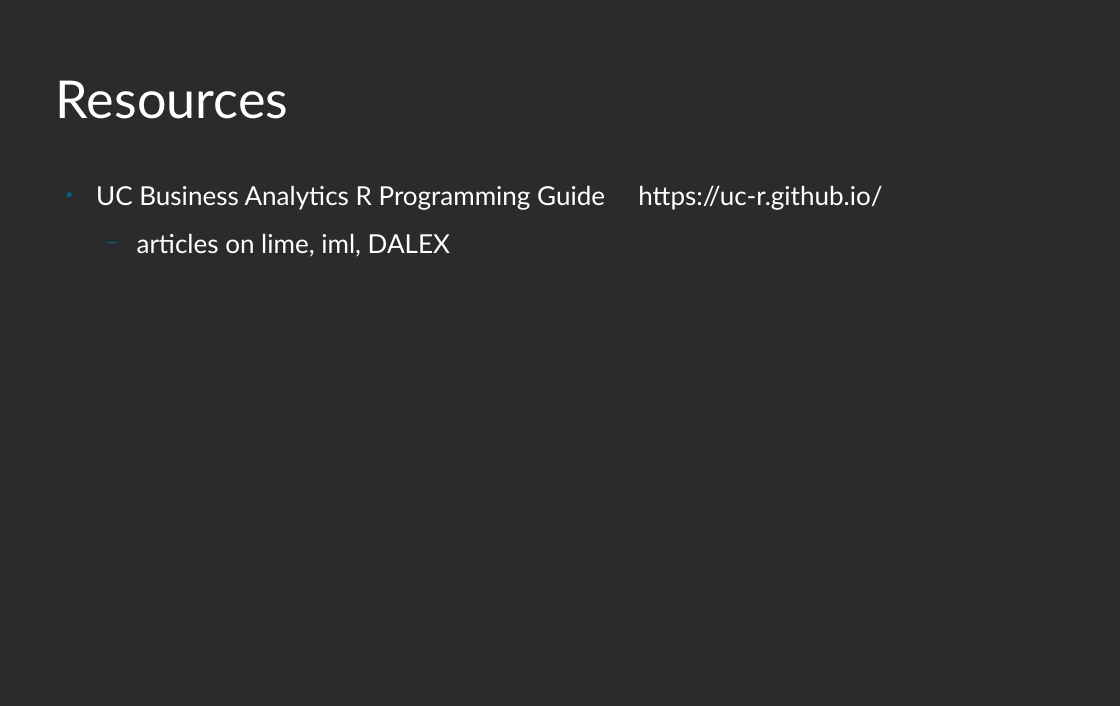
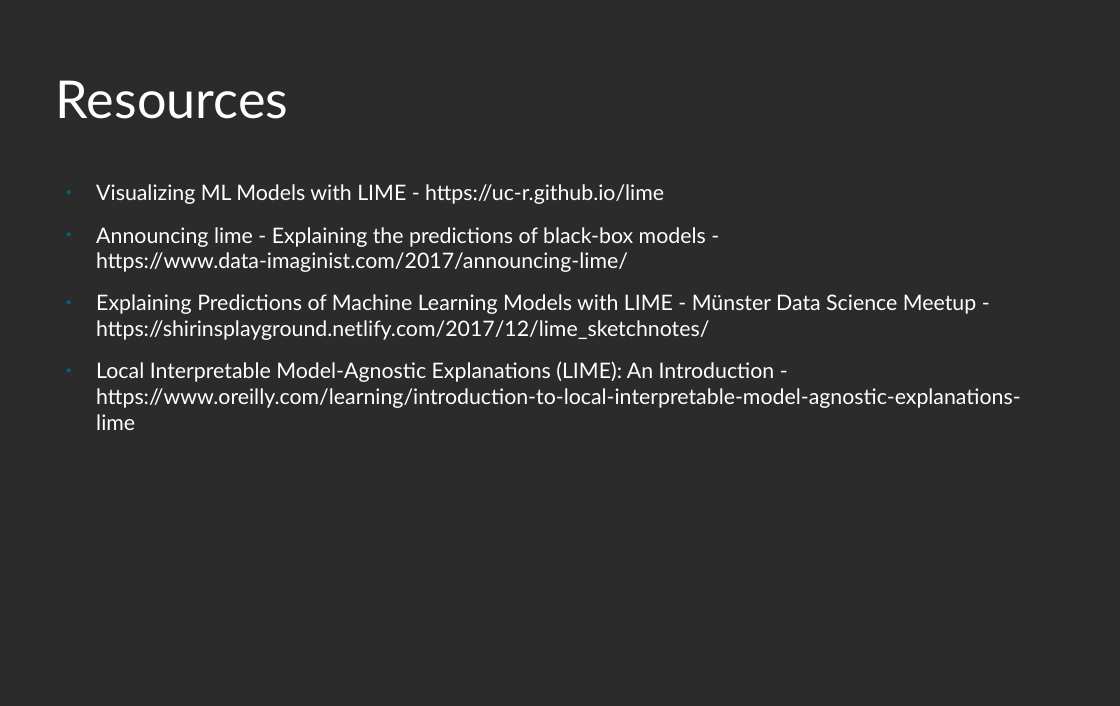
Before and after one commit to mattdube/stl-rug_lime, a slide deck: slide 14 of Slides/stl-rug_lime_01092019.odp. Drawn at 1120x706 pixels with LibreOffice and Linux fonts; fonts in the diff are those of the drawing; background and template pictures are left out; a plain dark background stands for a picture behind light text. Boxes give left, top, right and bottom in pixels: in the first picture for what was removed or moved away, otherwise in the second. Text is boxed around its words. In the diff, an @@ line names an element or a change of style, - is before the commit and + after.

Commit message:
updated slides, re-ordered.  Added resources.  Also added addtional explanations.

```diff
--- a/Slides/stl-rug_lime_01092019.odp
+++ b/Slides/stl-rug_lime_01092019.odp
@@ text at [96, 184, 1020, 430]: text changed; size 22 to 18 pt @@
-● UC Business Analytics R Programming Guide https://uc-r.github.io/
-  − articles on lime, iml, DALEX
+● Visualizing ML Models with LIME - https://uc-r.github.io/lime
+● Announcing lime - Explaining the predictions of black-box models - https://www.data-imaginist.com/2017/announcing-lime/
+● Explaining Predictions of Machine Learning Models with LIME - Münster Data Science Meetup - https://shirinsplayground.netlify.com/2017/12/lime_sketchnotes/
+● Local Interpretable Model-Agnostic Explanations (LIME): An Introduction - https://www.oreilly.com/learning/introduction-to-local-interpretable-model-agnostic-explanations-lime
```
Also in this commit, not shown: 8 other slides changed, 1 slide added, 1 slide removed.
